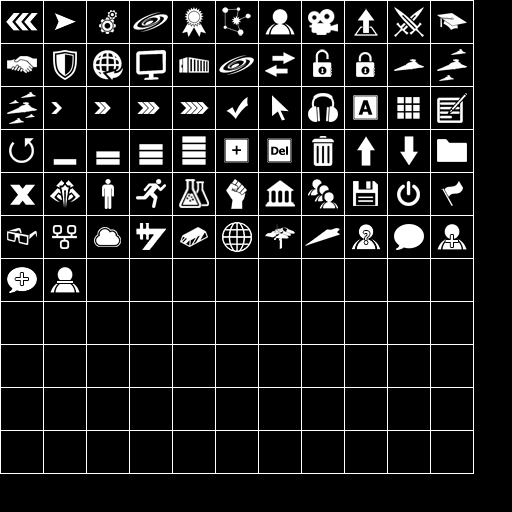
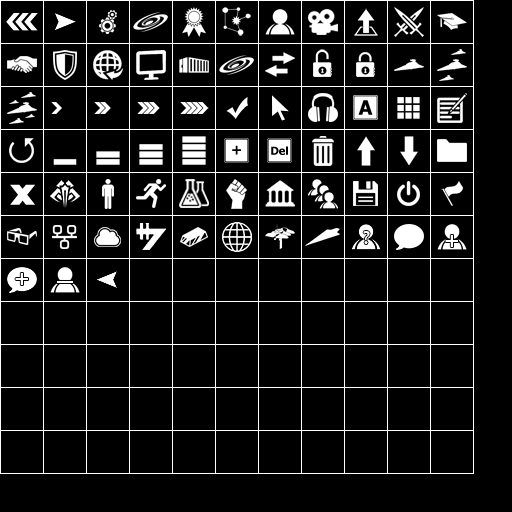
Layer changes from the first 512px x 512px image to the second:
added layer "Back" (1st of 2) above "Grid" over [96, 271, 117, 288]
